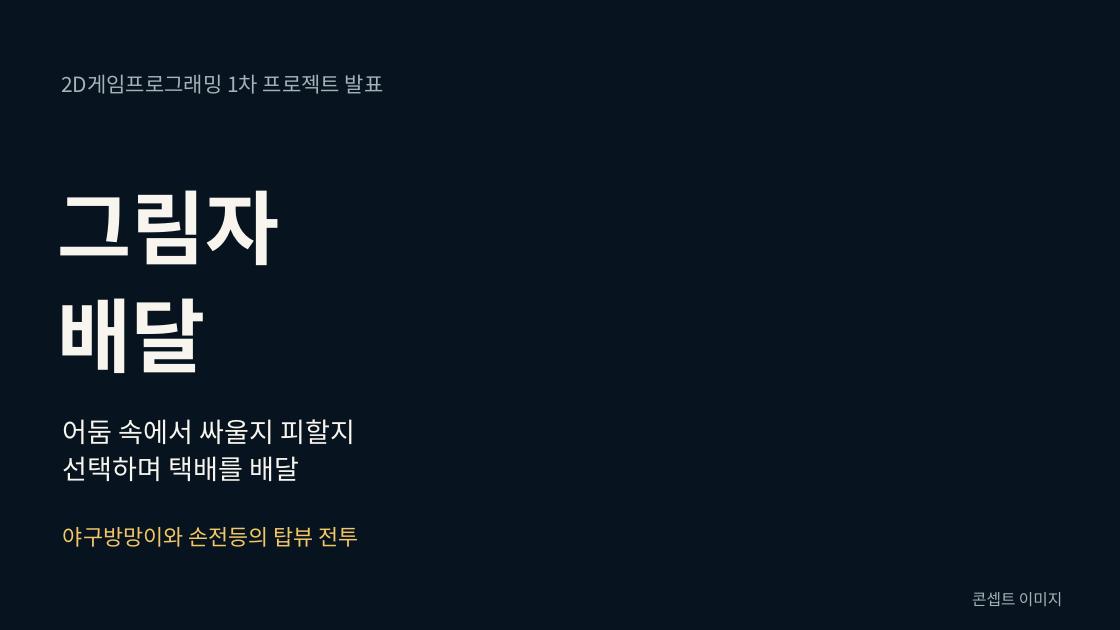
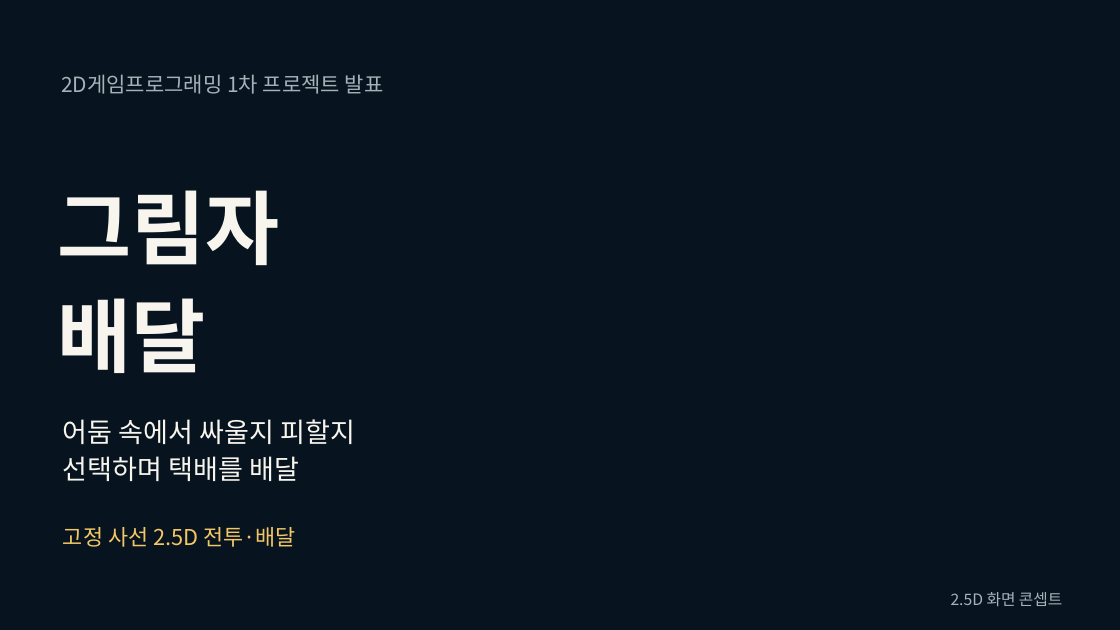
Before and after one commit to yoon778/2D_project, a slide deck: slide 1 of presentation/그림자_배달_1차발표_v2.pptx. Drawn at 1120x630 pixels with LibreOffice and Linux fonts; fonts in the diff are those of the drawing; background and template pictures are left out. Boxes give left, top, right and bottom in pixels: in the first picture for what was removed or moved away, otherwise in the second. Text is boxed around its words. In the diff, an @@ line names an element or a change of style, - is before the commit and + after.

```diff
--- a/presentation/그림자_배달_1차발표_v2.pptx
+++ b/presentation/그림자_배달_1차발표_v2.pptx
@@ text at (63,527,296,547): text changed @@
-야구방망이와 손전등의 탑뷰 전투
+고정 사선 2.5D 전투·배달
@@ text at (951,592,1062,606): text changed @@
-콘셉트 이미지
+2.5D 화면 콘셉트
```
Also in this commit, not shown: 4 other slides changed, 10 other files.
